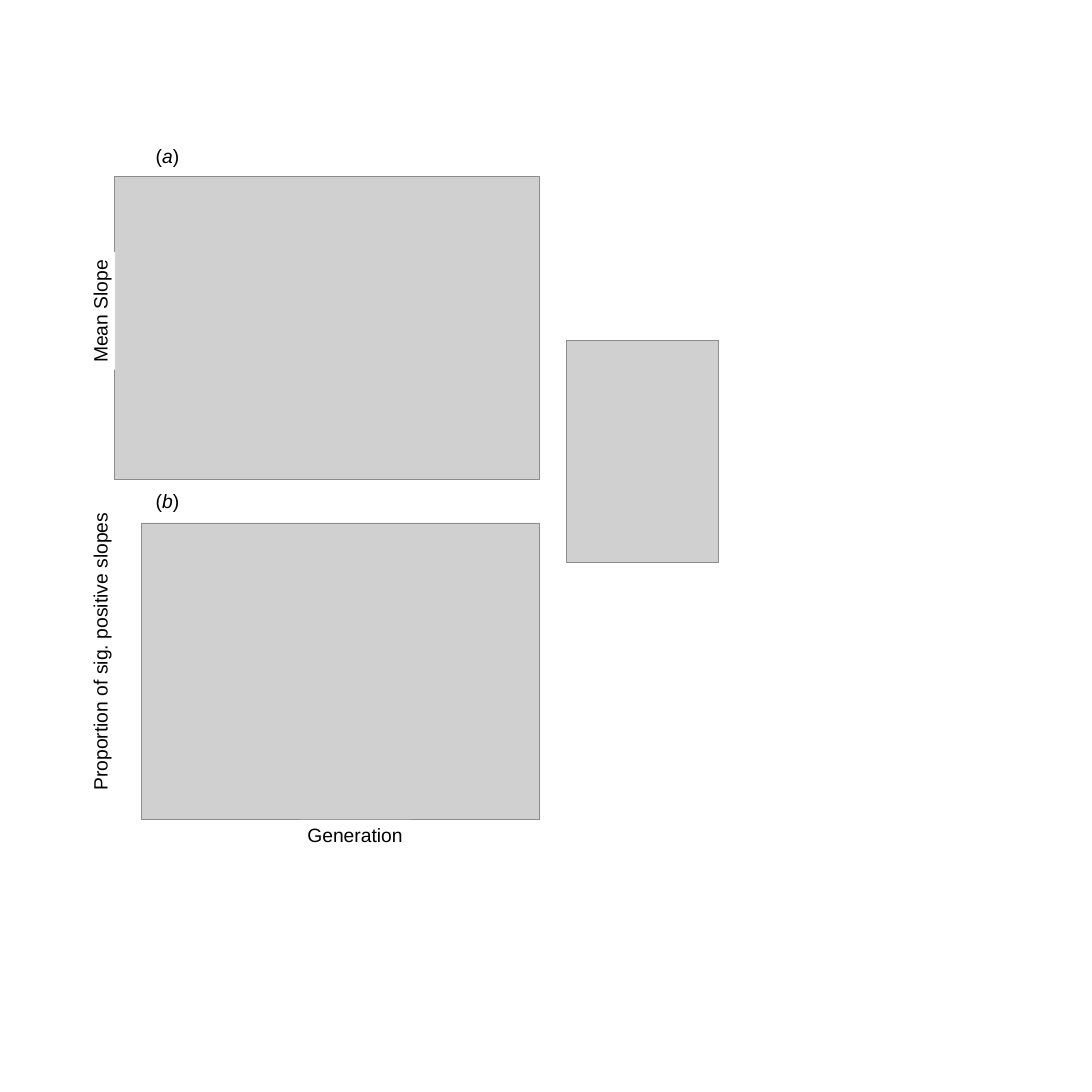
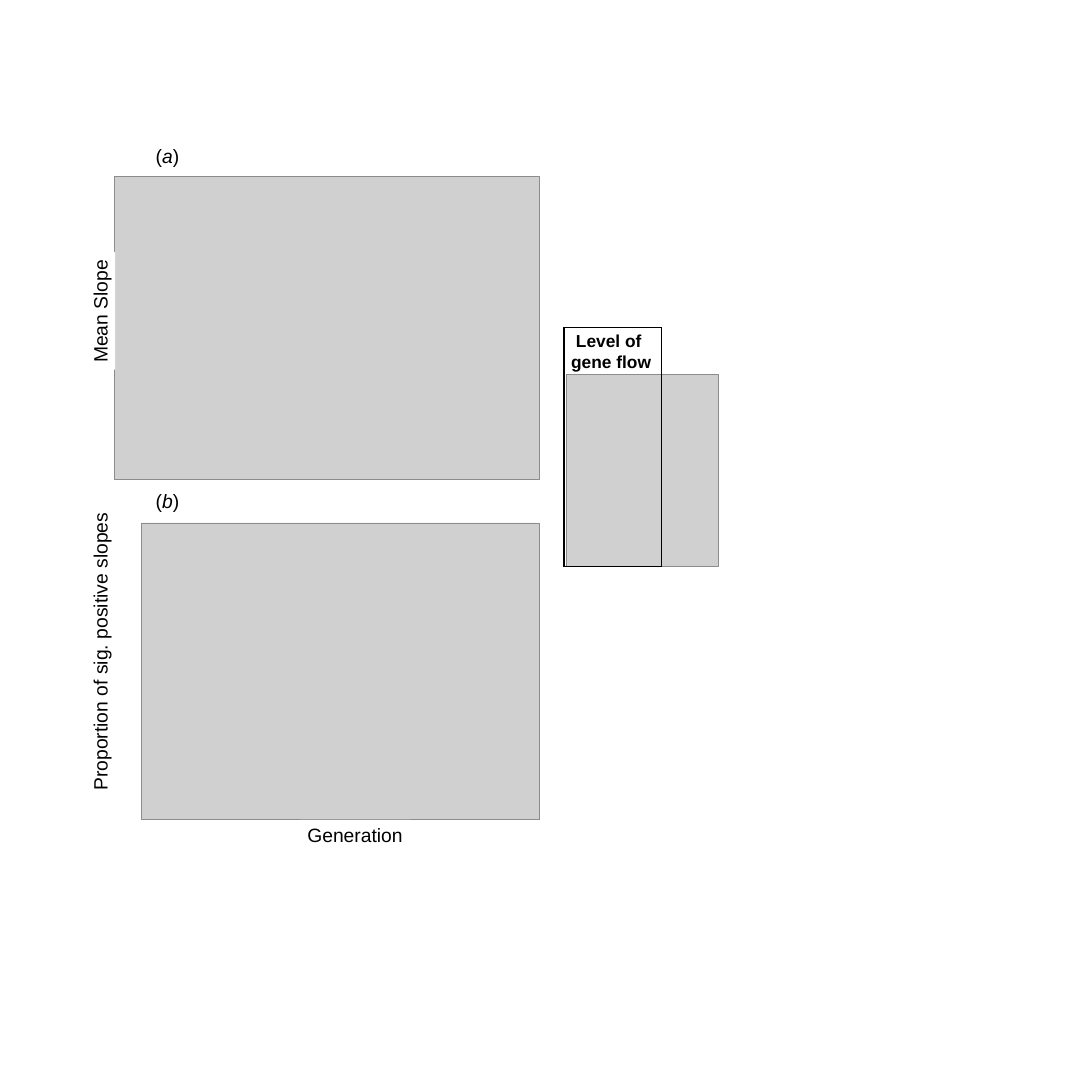
Before and after one commit to James-S-Santangelo/Simulating-Evolutionary-Clines-SEC-, a slide deck: slide 10 of SEC_Writings/SEC_Manuscript-Figures.pptx. Drawn at 1092x1092 pixels with LibreOffice and Linux fonts; fonts in the diff are those of the drawing; grey boxes stand for pictures. Boxes give left, top, right and bottom in pixels: in the first picture for what was removed or moved away, otherwise in the second. Text is boxed around its words. In the diff, an @@ line names an element or a change of style, - is before the commit and + after.

```diff
--- a/SEC_Writings/SEC_Manuscript-Figures.pptx
+++ b/SEC_Writings/SEC_Manuscript-Figures.pptx
@@ rectangle added at (564, 327, 661, 566), outline #000000 1.5 pt @@
@@ text added at (571, 334, 651, 372), 18 pt, text #000000, bold @@
+Level of
+gene flow
@@ picture: place and size @@
-picture at (566, 340, 718, 562)
+picture at (566, 374, 718, 566)
```
Also in this commit, not shown: 1 slide added.
